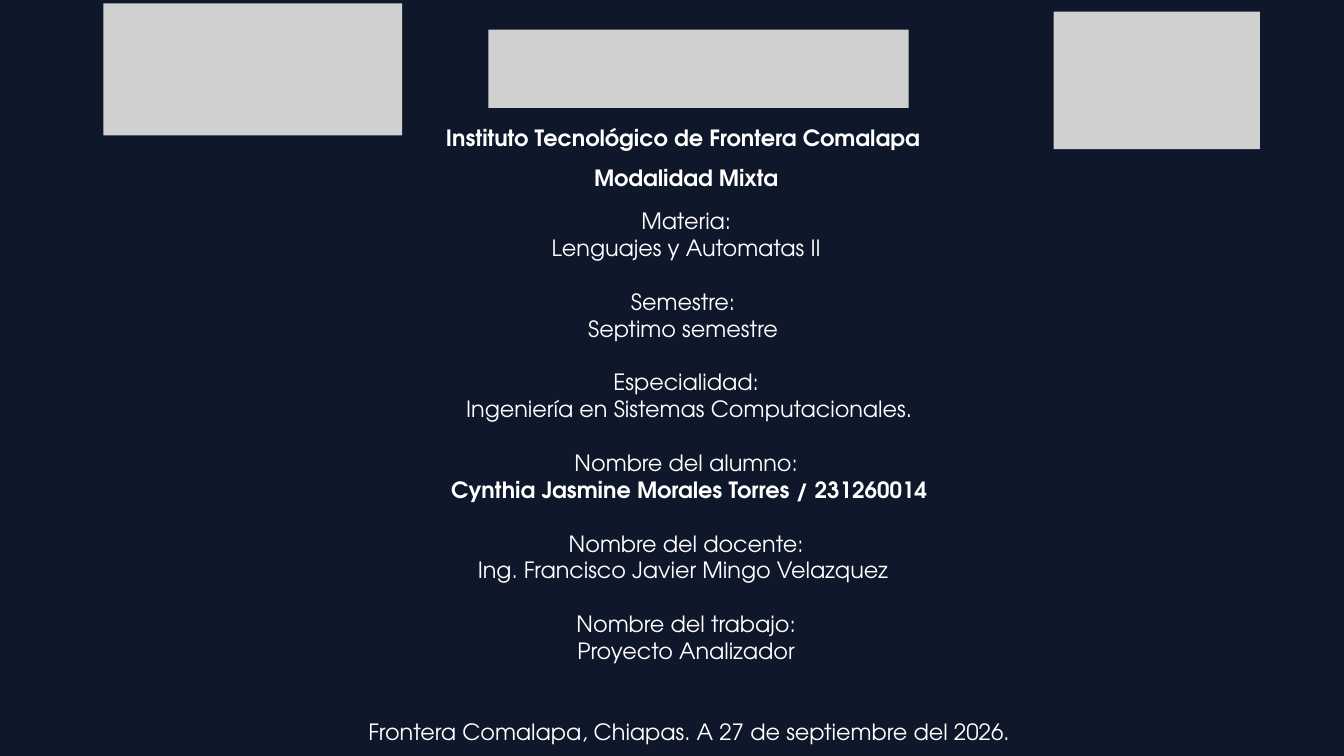
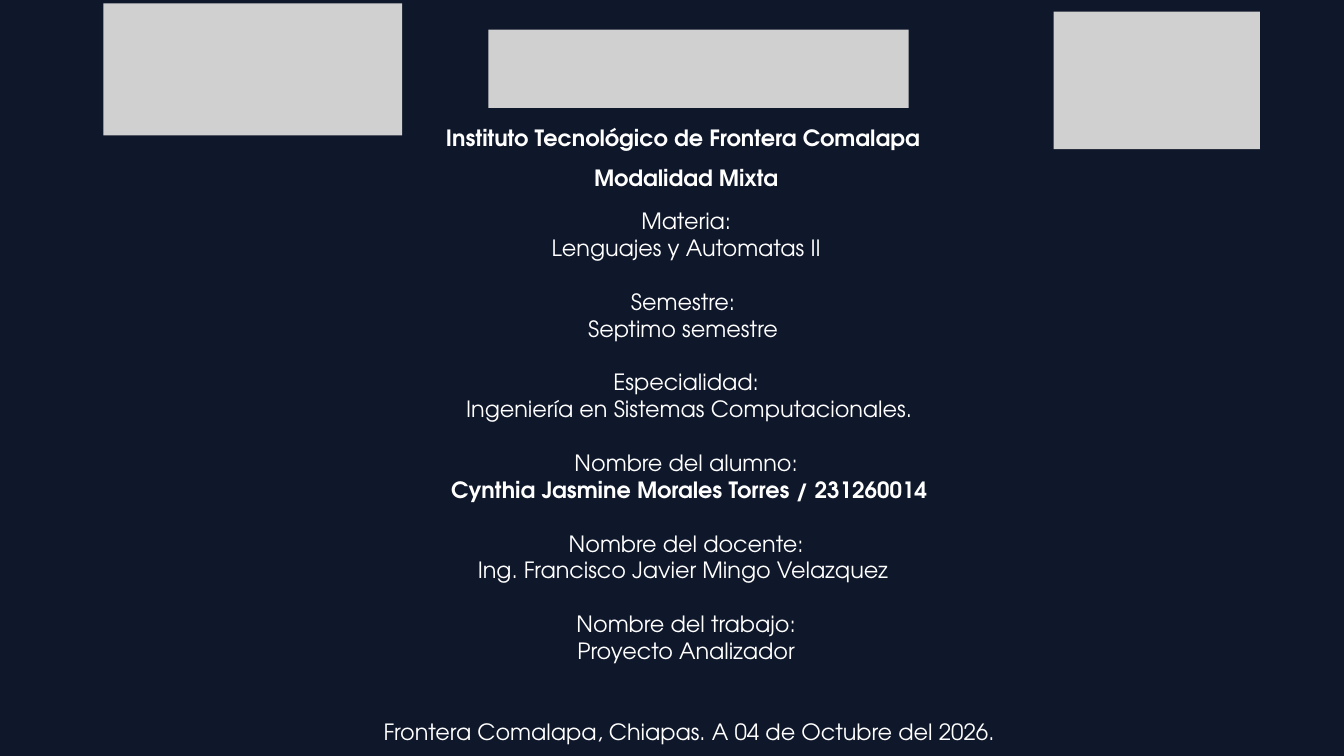
Before and after one commit to Cynthia21Morales/LYAII_CynthiaJasmineMT, a slide deck: slide 1 of LYAII-Tema-4/Actividad 4.2 Proyecto Analizador Semántico en Java_CynthiaMorales_LYAII_7ISCM.pptx. Drawn at 1344x756 pixels with LibreOffice and Linux fonts; fonts in the diff are those of the drawing; grey boxes stand for pictures. Boxes give left, top, right and bottom in pixels: in the first picture for what was removed or moved away, otherwise in the second. Text is boxed around its words. In the diff, an @@ line names an element or a change of style, - is before the commit and + after.

```diff
--- a/LYAII-Tema-4/Actividad 4.2 Proyecto Analizador Semántico en Java_CynthiaMorales_LYAII_7ISCM.pptx
+++ b/LYAII-Tema-4/Actividad 4.2 Proyecto Analizador Semántico en Java_CynthiaMorales_LYAII_7ISCM.pptx
@@ text at <box>384,723,995,745</box>: text changed @@
-Frontera Comalapa, Chiapas. A 27 de septiembre del 2026.
+Frontera Comalapa, Chiapas. A 04 de Octubre del 2026.
```
Also in this commit, not shown: 1 other file.
